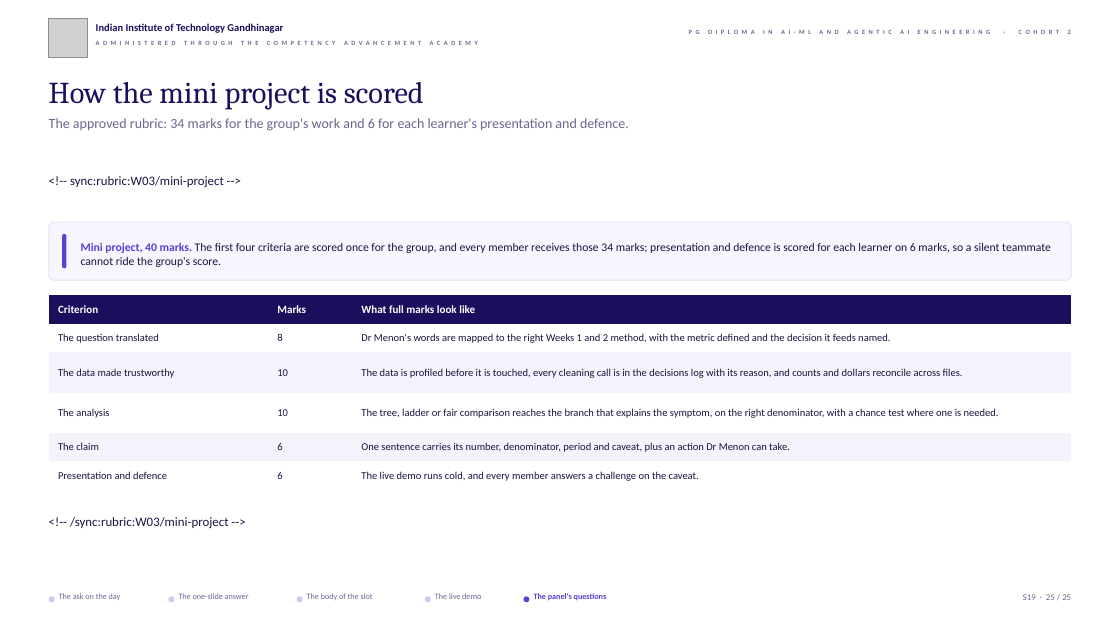
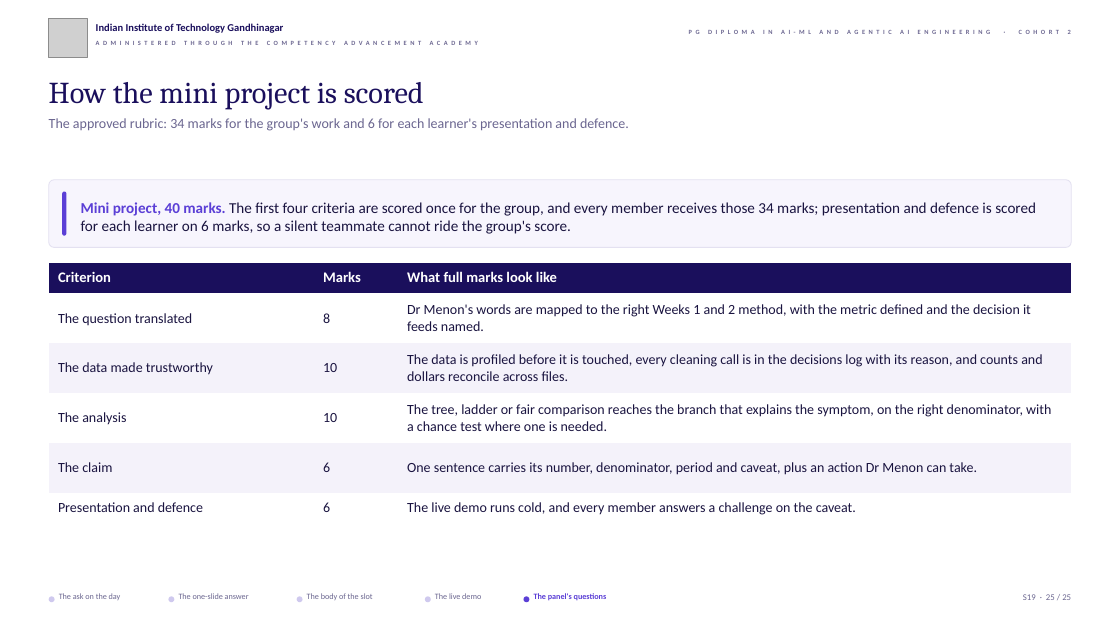
Before and after one commit to fde-academy-lab/c2-content-factory, a slide deck: slide 25 of content/W03/SAT/slides/C2_W03_SAT_presentation_format_STUDENT.pptx. Drawn at 1120x630 pixels with LibreOffice and Linux fonts; fonts in the diff are those of the drawing; grey boxes stand for pictures; background and template pictures are left out. Boxes give left, top, right and bottom in pixels: in the first picture for what was removed or moved away, otherwise in the second. Text is boxed around its words. In the diff, an @@ line names an element or a change of style, - is before the commit and + after.

```diff
--- a/content/W03/SAT/slides/C2_W03_SAT_presentation_format_STUDENT.pptx
+++ b/content/W03/SAT/slides/C2_W03_SAT_presentation_format_STUDENT.pptx
@@ text removed at (70, 176, 224, 187) @@
-<!-- sync:rubric:W03/mini-project -->
@@ rounded rectangle: place and size @@
-rounded rectangle at (49, 223, 1071, 281)
+rounded rectangle at (49, 180, 1071, 248)
@@ rounded rectangle: place and size @@
-rounded rectangle at (62, 234, 66, 269)
+rounded rectangle at (62, 192, 66, 236)
@@ text "Mini project, 40 marks. The ...": place and size @@
-text "Mini project, 40 marks. The ..." at (81, 243, 1051, 267)
+text "Mini project, 40 marks. The ..." at (81, 202, 1036, 234)
@@ text "Mini project, 40 marks. The ..." at (81, 202, 1036, 234): size 10 to 13 pt @@
@@ table at (49, 263, 1072, 524) @@
@@ size 9.5 to 12.5 pt in "Criterion", "Marks", "What full marks look like" @@
@@ size 9 to 12 pt @@
@@ table: place and size @@
-table at (49, 295, 1071, 490)
+table at (49, 263, 1072, 524)
@@ text removed at (70, 517, 229, 528) @@
-<!-- /sync:rubric:W03/mini-project -->
```
Also in this commit, not shown: 1 other file.
